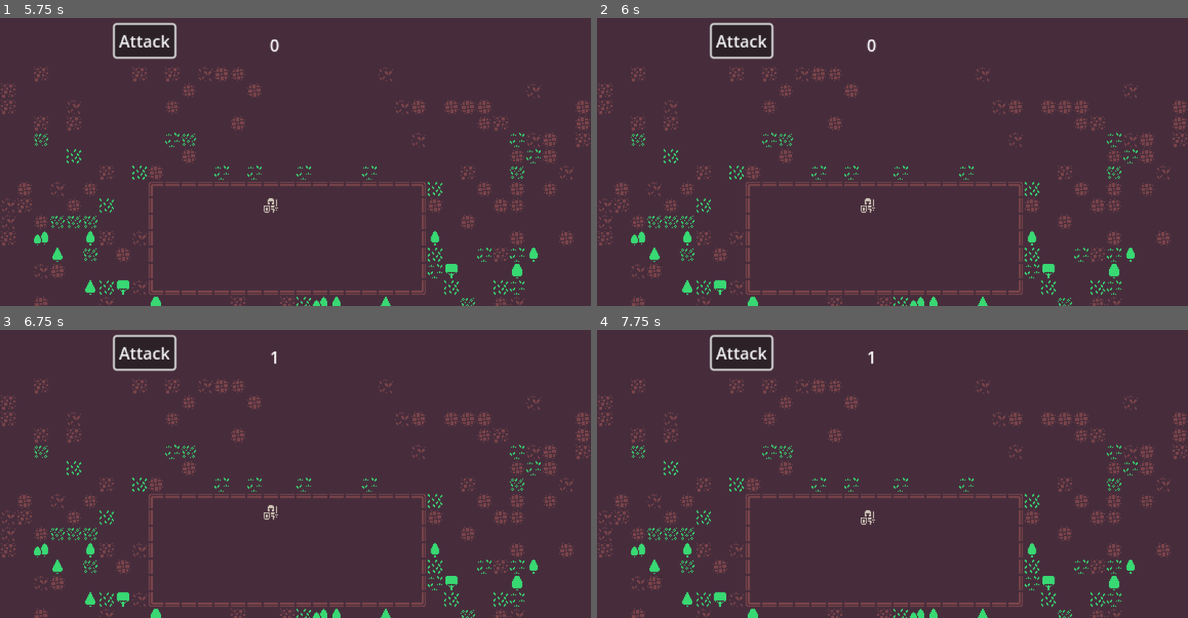
Above: before the commit, frames 1-4 (two rows, left to right).
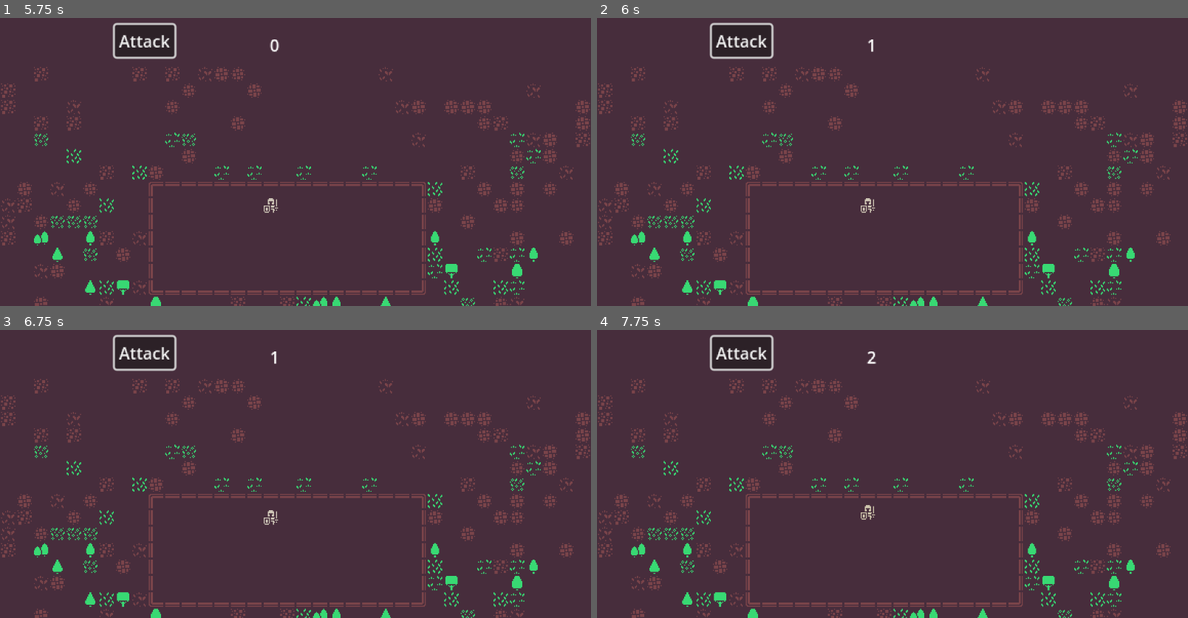
Above: after the commit, the same moments.

Repository: louisboswell/autochess
Game: Godot game, scene res://scenes/main.tscn
Two runs of this game, one before a commit and one after it. Both use one fixed random seed, a clock stepped at 60 frames per second and the inputs below.
Inputs (mouse positions are in pixels of both pictures, inside the frame that each line leads up to):
- Up to frame 1 (5.75 s): click "Attack" at 0.5 s; click "Attack" at 1.25 s; click "Attack" at 2 s; tap Enter at 2.75, 4.25 s; move the mouse to (425, 124) at 2.77 s; click (425, 124) at 2.92 s; tap Space at 3.5, 5 s; move the mouse to (177, 156) at 3.52 s; click (177, 156) at 3.67 s; move the mouse to (354, 66) at 4.27 s; click (354, 66) at 4.42 s; move the mouse to (265, 205) at 5.02 s; click (265, 205) at 5.17 s
- Up to frame 2 (6 s): tap Enter at 5.75 s; move the mouse to (1069, 190) at 5.77 s; click (1069, 190) at 5.92 s
- Up to frame 3 (6.75 s): move the mouse to (118, 402) at 6.52 s; click (118, 402) at 6.67 s
- Up to frame 4 (7.75 s): tap Space at 7.25 s; move the mouse to (922, 450) at 7.27 s; click (922, 450) at 7.42 s

Frame 1 is identical in both runs. In frame 2, less than 0.1% of the frame differs, in the area x 45-48%, y 7-12%; in frame 3, less than 0.1%; in frame 4, 0.1%, in the area x 44-48%, y 7-68%.

Commit message:
Fixed incorrect ordering of attacks.

Diff:
--- /dev/null
+++ b/characters/priest.gd
@@ -0,0 +1,11 @@
+extends "res://scripts/character.gd"
+
+
+# Called when the node enters the scene tree for the first time.
+func _ready():
+	pass # Replace with function body.
+
+
+# Called every frame. 'delta' is the elapsed time since the previous frame.
+func _process(delta):
+	pass
--- a/characters/priest.tscn
+++ b/characters/priest.tscn
@@ -1,8 +1,10 @@
-[gd_scene load_steps=2 format=3 uid="uid://exetms2c7ia5"]
+[gd_scene load_steps=3 format=3 uid="uid://exetms2c7ia5"]
 
 [ext_resource type="PackedScene" uid="uid://cecaj42wuo24" path="res://characters/base.tscn" id="1_draaw"]
+[ext_resource type="Script" path="res://characters/priest.gd" id="2_wwifr"]
 
 [node name="Base" instance=ExtResource("1_draaw")]
+script = ExtResource("2_wwifr")
 
 [node name="Sprite2D" parent="." index="0"]
 frame = 468
--- a/scripts/level.gd
+++ b/scripts/level.gd
@@ -63,11 +63,10 @@
 	attacking = true
 	var timer = 0.5
 
-	for row in battle_array:
-		for cell in row:
-			if cell:
-				await get_tree().create_timer(timer).timeout
-				if timer > 0.1:
-					timer -= 0.02
-				cell.attack(battle_array)
+
+	for y in range(battle_array[0].size()):
+		for x in range(battle_array.size()):
+			if battle_array[x][y]:
+				await get_tree().create_timer(0.1).timeout
+				battle_array[x][y].attack(battle_array)
 	attacking = false
